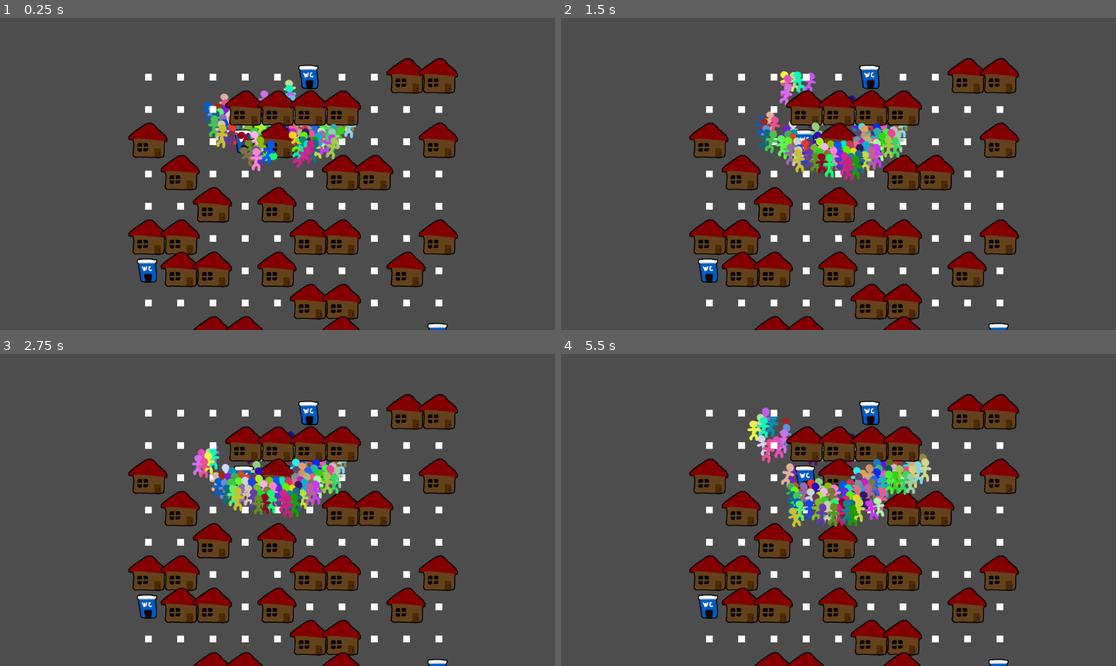
Above: before the commit, frames 1-4 (two rows, left to right).
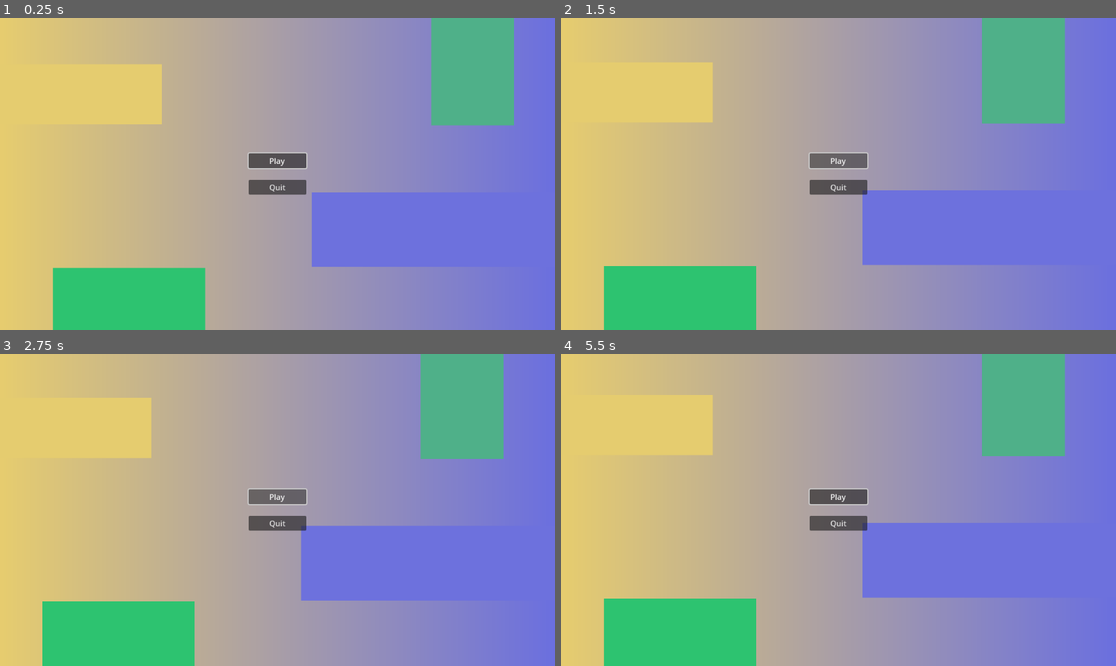
Above: after the commit, the same moments.

Repository: Viggzta/gmtk-jam-2024
Game: Godot game, scene res://main_menu.tscn
Same seed, same stepped clock (60 frames per second), same inputs: the game is played once before the commit and once after it. Before the commit the project starts from res://scenes/test/felix/testscne.tscn.
Inputs (mouse positions are in pixels of both pictures, inside the frame that each line leads up to):
- Up to frame 1 (0.25 s): no input
- Up to frame 2 (1.5 s): click (838, 161) at 0.5 s, where only the run after the commit has a clickable "Play"; click (838, 161) at 1.25 s, where only the run after the commit has a clickable "Play"
- Up to frame 3 (2.75 s): click (277, 497) at 2 s, where only the run after the commit has a clickable "Play"
- Up to frame 4 (5.5 s): move the mouse to (960, 494) at 2.77 s; click (960, 494) at 2.92 s; move the mouse to (727, 525) at 3.52 s; click (727, 525) at 3.67 s; move the mouse to (894, 441) at 4.27 s; click (894, 441) at 4.42 s; move the mouse to (810, 572) at 5.02 s; click (810, 572) at 5.17 s

The runs differ from the first frame. In frame 1, 99% of the frame differs, in the area x 0-100%, y 0-100%; in frame 2, 100%; in frame 3, 100%; in frame 4, 100%.

Commit message:
Main menu

Diff:
--- a/src/main_menu.tscn
+++ b/src/main_menu.tscn
@@ -1,3 +1,109 @@
-[gd_scene format=3 uid="uid://buk2ups3f8sxk"]
+[gd_scene load_steps=7 format=3 uid="uid://buk2ups3f8sxk"]
 
-[node name="MainMenu" type="Node2D"]
+[ext_resource type="Script" path="res://scripts/ui/play.gd" id="1_hncmw"]
+[ext_resource type="Script" path="res://scripts/ui/main_menu.gd" id="1_x2a03"]
+[ext_resource type="Script" path="res://scripts/ui/quit.gd" id="2_e7pyd"]
+
+[sub_resource type="Gradient" id="Gradient_6ejqk"]
+colors = PackedColorArray(0.904579, 0.803487, 0.435676, 1, 0.420689, 0.437864, 0.875207, 1)
+
+[sub_resource type="GradientTexture1D" id="GradientTexture1D_b77s3"]
+gradient = SubResource("Gradient_6ejqk")
+
+[sub_resource type="Theme" id="Theme_yye8s"]
+
+[node name="Control" type="Control"]
+layout_mode = 3
+anchors_preset = 15
+anchor_right = 1.0
+anchor_bottom = 1.0
+grow_horizontal = 2
+grow_vertical = 2
+script = ExtResource("1_x2a03")
+
+[node name="TextureRect" type="TextureRect" parent="."]
+layout_mode = 1
+anchors_preset = 15
+anchor_right = 1.0
+anchor_bottom = 1.0
+grow_horizontal = 2
+grow_vertical = 2
+texture = SubResource("GradientTexture1D_b77s3")
+
+[node name="Control" type="Control" parent="."]
+layout_mode = 1
+anchors_preset = 8
+anchor_left = 0.5
+anchor_top = 0.5
+anchor_right = 0.5
+anchor_bottom = 0.5
+offset_left = -20.0
+offset_top = -20.0
+offset_right = 20.0
+offset_bottom = 20.0
+grow_horizontal = 2
+grow_vertical = 2
+
+[node name="ColorRect" type="ColorRect" parent="Control"]
+layout_mode = 0
+offset_left = 106.0
+offset_top = 63.0
+offset_right = 1477.0
+offset_bottom = 218.0
+color = Color(0.427451, 0.443137, 0.866667, 1)
+
+[node name="ColorRect2" type="ColorRect" parent="Control"]
+offset_left = 354.0
+offset_top = -605.0
+offset_right = 526.0
+offset_bottom = -76.0
+color = Color(0.308489, 0.689345, 0.537465, 1)
+
+[node name="ColorRect3" type="ColorRect" parent="Control"]
+offset_left = -431.0
+offset_top = 220.0
+offset_right = -115.0
+offset_bottom = 1245.0
+color = Color(0.174881, 0.763212, 0.439407, 1)
+
+[node name="ColorRect4" type="ColorRect" parent="Control"]
+offset_left = -1106.0
+offset_top = -203.0
+offset_right = -205.0
+offset_bottom = -78.0
+color = Color(0.898039, 0.8, 0.435294, 1)
+
+[node name="VBoxContainer" type="VBoxContainer" parent="."]
+layout_mode = 1
+anchors_preset = 8
+anchor_left = 0.5
+anchor_top = 0.5
+anchor_right = 0.5
+anchor_bottom = 0.5
+offset_left = -60.0
+offset_top = -43.0
+offset_right = 60.0
+offset_bottom = 43.0
+grow_horizontal = 2
+grow_vertical = 2
+
+[node name="MarginContainer" type="MarginContainer" parent="VBoxContainer"]
+layout_mode = 2
+theme_override_constants/margin_bottom = 10
+
+[node name="Play" type="Button" parent="VBoxContainer/MarginContainer"]
+layout_mode = 2
+theme = SubResource("Theme_yye8s")
+text = "Play
+"
+script = ExtResource("1_hncmw")
+
+[node name="MarginContainer2" type="MarginContainer" parent="VBoxContainer"]
+layout_mode = 2
+theme_override_constants/margin_top = 10
+
+[node name="Quit" type="Button" parent="VBoxContainer/MarginContainer2"]
+layout_mode = 2
+theme = SubResource("Theme_yye8s")
+text = "Quit"
+script = ExtResource("2_e7pyd")
--- a/src/project.godot
+++ b/src/project.godot
@@ -11,7 +11,7 @@
 [application]
 
 config/name="GmtkJam2024"
-run/main_scene="res://scenes/test/felix/testscne.tscn"
+run/main_scene="res://main_menu.tscn"
 config/features=PackedStringArray("4.3", "GL Compatibility")
 config/icon="res://icon.svg"
 
--- /dev/null
+++ b/src/scripts/ui/main_menu.gd
@@ -0,0 +1,15 @@
+extends Control
+
+var center : Vector2
+@onready var node : Control = $Control
+
+# Called when the node enters the scene tree for the first time.
+func _ready() -> void:
+	center = Vector2(get_viewport_rect().size.x/2, get_viewport_rect().size.y/2)
+
+
+# Called every frame. 'delta' is the elapsed time since the previous frame.
+func _process(_delta: float) -> void:
+	var tween : Tween = node.create_tween()
+	var offset : Vector2 = center - get_global_mouse_position() * 0.1
+	tween.tween_property(node, "position", offset, 1.0)
--- /dev/null
+++ b/src/scripts/ui/play.gd
@@ -0,0 +1,14 @@
+extends Button
+
+
+# Called when the node enters the scene tree for the first time.
+func _ready() -> void:
+	grab_focus()
+
+
+# Called every frame. 'delta' is the elapsed time since the previous frame.
+func _process(delta: float) -> void:
+	pass
+
+func _on_pressed() -> void:
+	get_tree().change_scene_to_file("res://scenes/test/felix/testscne.tscn")
--- /dev/null
+++ b/src/scripts/ui/quit.gd
@@ -0,0 +1,15 @@
+extends Button
+
+
+# Called when the node enters the scene tree for the first time.
+func _ready() -> void:
+	pass # Replace with function body.
+
+
+# Called every frame. 'delta' is the elapsed time since the previous frame.
+func _process(delta: float) -> void:
+	pass
+
+
+func _on_pressed() -> void:
+	get_tree().quit()
Binary file added: src/art/Circle.png
Not shown, added: src/art/Circle.png.import
